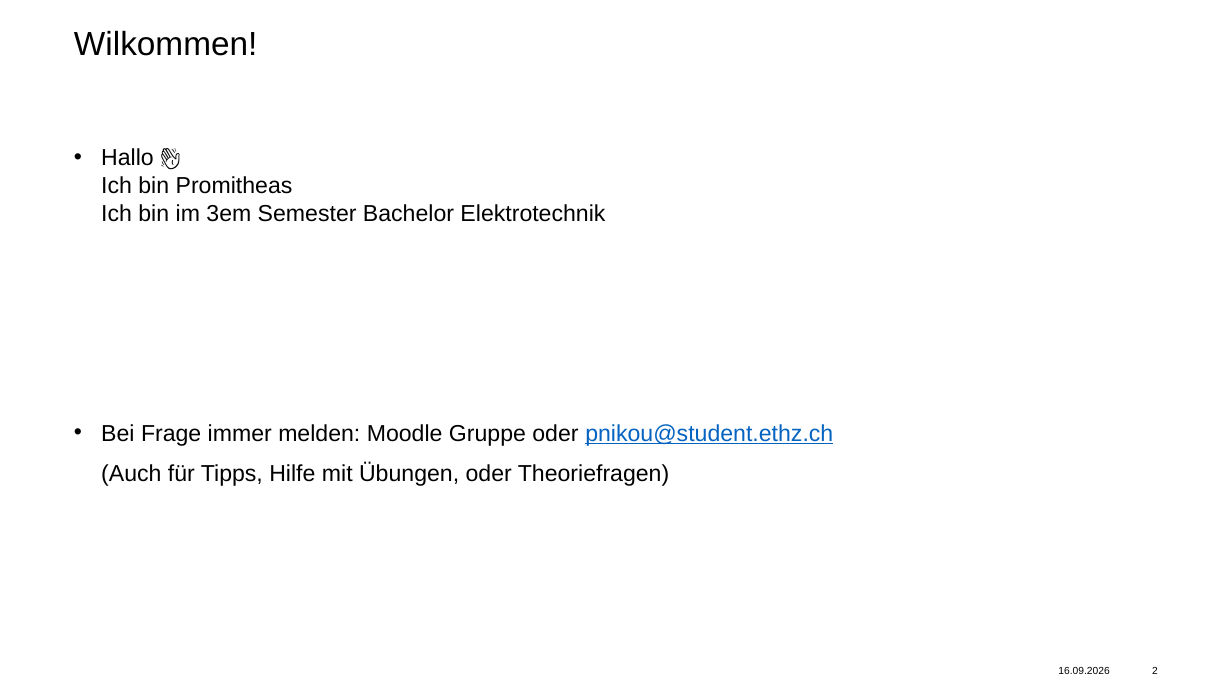
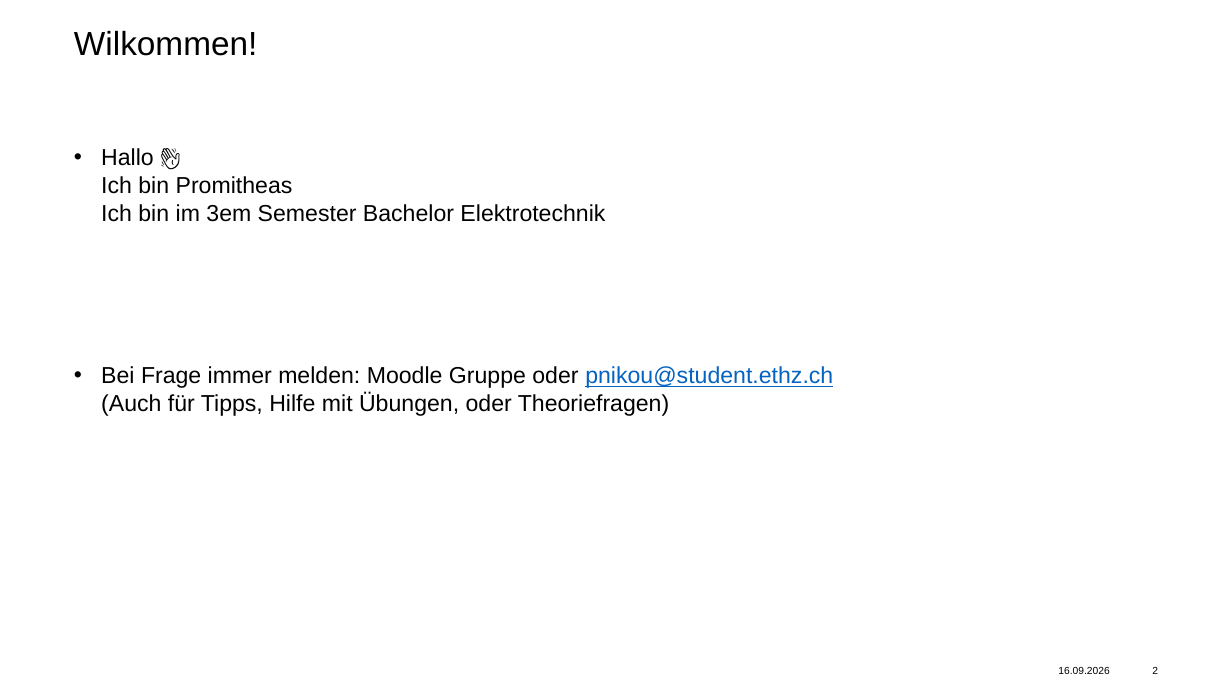
Before and after one commit to promitheas-nikou/eth-work, a slide deck: slide 2 of 2026H-NuS1/slides/ETH-W1.pptx. Drawn at 1232x693 pixels with LibreOffice and Linux fonts; fonts in the diff are those of the drawing; background and template pictures are left out. Boxes give left, top, right and bottom in pixels: in the first picture for what was removed or moved away, otherwise in the second. Text is boxed around its words. In the diff, an @@ line names an element or a change of style, - is before the commit and + after.

Commit message:
stuff

```diff
--- a/2026H-NuS1/slides/ETH-W1.pptx
+++ b/2026H-NuS1/slides/ETH-W1.pptx
@@ text at <box>101,366,833,416</box>: text changed @@
-• Bei Frage immer melden: Moodle Gruppe oder pnikou@student.ethz.ch
-(Auch für Tipps, Hilfe mit Übungen, oder Theoriefragen)
+• Bei Frage immer melden: Moodle Gruppe oder pnikou@student.ethz.ch
+  (Auch für Tipps, Hilfe mit Übungen, oder Theoriefragen)
```
Also in this commit, not shown: 3 other slides changed.
